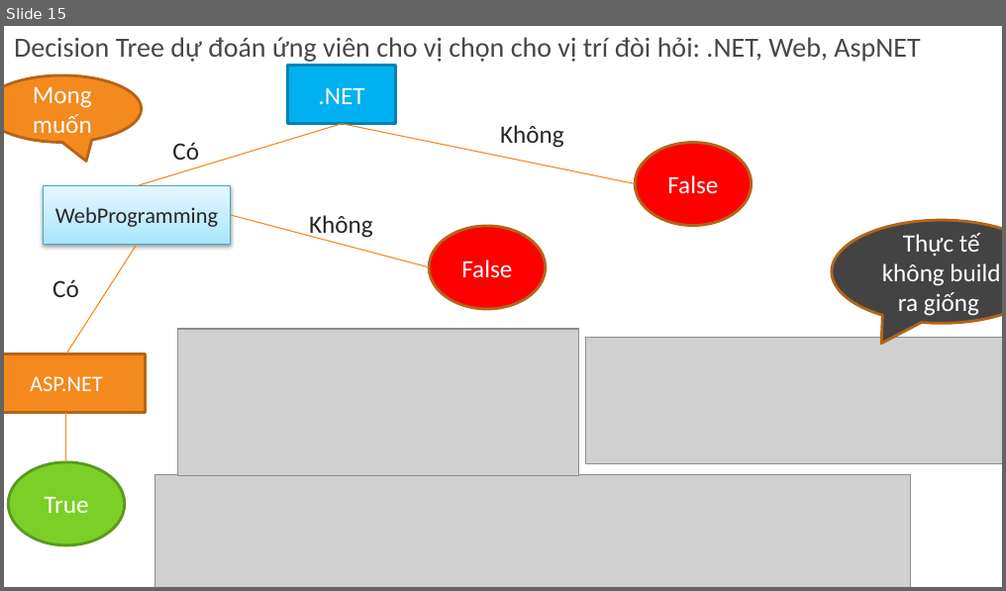
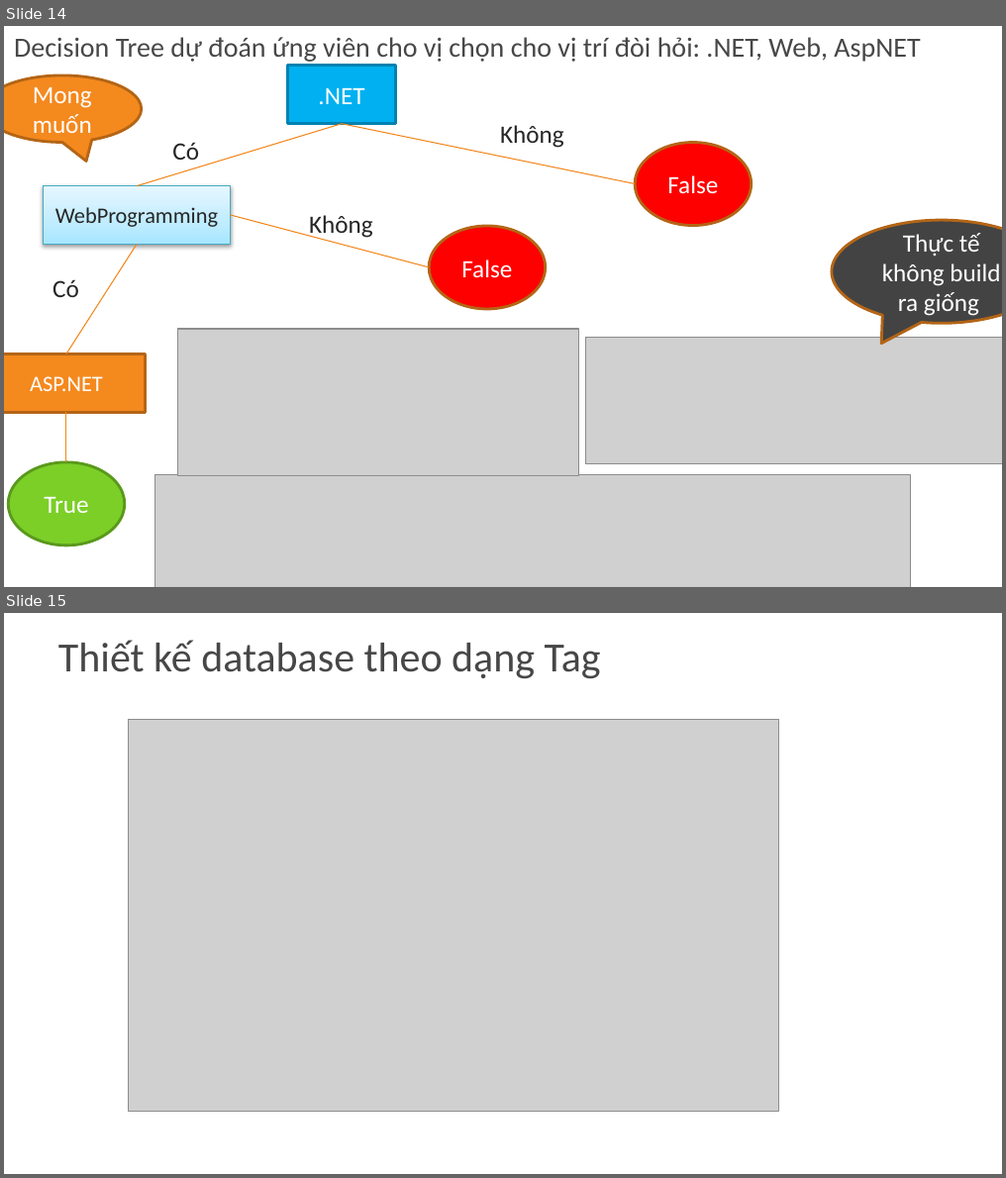
Before and after one commit to khanhduy94/jobzoom, a slide deck: Documents/JobZoom.pptx. Shown one above the other, each under a label of ours: slide 15 before the commit, slides 14 and 15 after it. The pictures are 1006x591 and 1006x1178 pixels, drawn with LibreOffice and Linux fonts; fonts in the diff are those of the drawing; grey boxes stand for pictures; background and template pictures are left out. Boxes give left, top, right and bottom in pixels: in the first picture for what was removed or moved away, otherwise in the second. Text is boxed around its words. In the diff, an @@ line names an element or a change of style, - is before the commit and + after.

```diff
--- a/Documents/JobZoom.pptx
+++ b/Documents/JobZoom.pptx
@@ slide 15 added at [4,613,1002,1174], background picture (left out) @@
@@ title added at [58,640,601,678], 30 pt, text #474747 @@
+Thiết kế database theo dạng Tag
@@ picture added at [129,719,778,1112] @@
@@ what was slide 15 is now slide 14 @@
```
Also in this commit, not shown: 1 slide changed, 1 other slide added, 1 slide removed, 2 other files.
